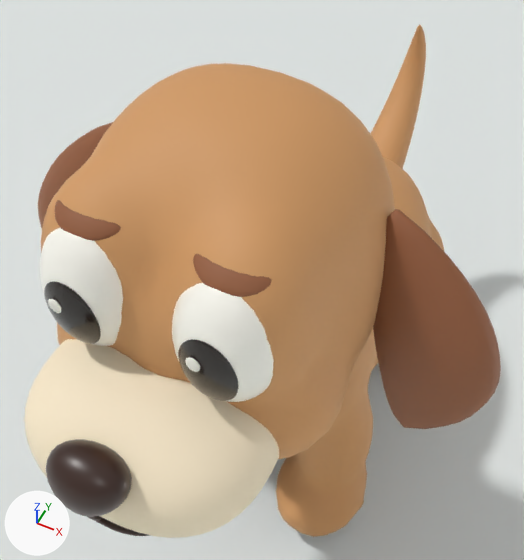
Two versions of the Blender file characters/puppy/puppy.blend, one commit apart.
The view is the same before and after, from a camera (50 mm lens) standing at (0.976, -2.468, 4.27) and looking at (-0.163, -0.191, 1.423). The axes (+X, +Y, +Z) are drawn at lower left. The lights are the same throughout. The picture after the commit comes second.

The scene before the commit, as lines of its bpy script (objects in view):
```python
me_sphere_020 = bpy.data.meshes.new('Sphere.020')
me_sphere_020.from_pydata(...)  # 482 vertices, 512 faces; spans x -0.135..0.135, y -1.302..-1.19, z -0.03..0.03
me_sphere_020.polygons.foreach_set('use_smooth', [True] * 512)
me_sphere_020.materials.append(mat_toffee_ears)  # brown #935b3a
me_sphere_024 = bpy.data.meshes.new('Sphere.024')
me_sphere_024.from_pydata(...)  # 482 vertices, 512 faces; spans x -0.135..0.135, y -1.302..-1.191, z -0.03..0.03
me_sphere_024.polygons.foreach_set('use_smooth', [True] * 512)
me_sphere_024.materials.append(mat_toffee_ears)  # brown #935b3a
me_sphere_026 = bpy.data.meshes.new('Sphere.026')
me_sphere_026.from_pydata(...)  # 362 vertices, 384 faces; spans x -0.145..0.145, y -0.11..0.11, z -0.13..0.13
me_sphere_026.polygons.foreach_set('use_smooth', [True] * 384)
me_sphere_026.materials.append(mat_cocoa_nose_and_mouth)  # brown #3d2922
ob_soft_triangular_nose = bpy.data.objects.new('Soft triangular nose', me_sphere_026)
ob_soft_triangular_nose.location = (0.0, -1.748, 2.105)
ob_surface_brow_1 = bpy.data.objects.new('Surface brow 1', me_sphere_024)
ob_surface_brow_1.location = (0.255, 0.0, 2.71)
ob_surface_brow__1 = bpy.data.objects.new('Surface brow -1', me_sphere_020)
ob_surface_brow__1.location = (-0.255, 0.0, 2.71)
# also in view: 'Broad cream muzzle' at (0.0, -1.365, 1.948); 'Tapered tail' at (0.0, 1.378, 1.534); 'Eye pupil -1' at (-0.255, -1.412, 2.415); 'Left floppy ear' at (0.798, -0.66, 2.01); 'Embedded eye white 1' at (0.255, -1.245, 2.43)
```
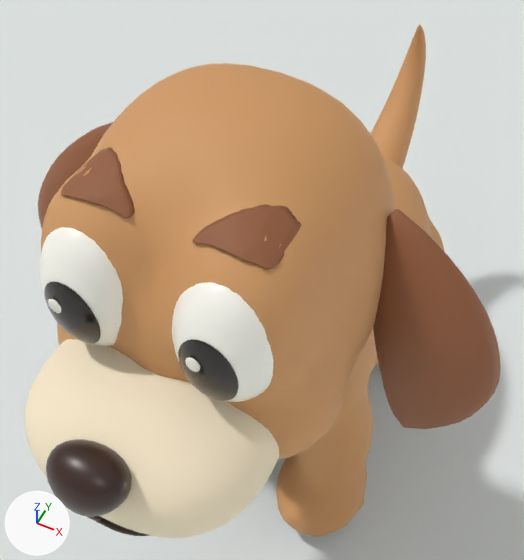
Where the change shows, as pixel boxes (x1, y1, x2, y2) in the pictures (524 x 560 px):
```json
{"object": "Surface brow 1", "change": "reshaped, moved", "before": [193, 254, 272, 297], "after": [192, 204, 301, 269], "on screen": "38% wider, 50% taller"}
{"object": "Surface brow -1", "change": "reshaped, moved", "before": [55, 200, 121, 241], "after": [61, 147, 135, 218], "on screen": "12% wider, 71% taller"}
{"part": 1, "of": "me_sphere_020", "change": "added", "after": [61, 147, 135, 218], "on screen": "brown"}
{"part": 2, "of": "me_sphere_020", "change": "deleted", "before": [55, 200, 121, 241], "on screen": "brown"}
{"part": 3, "of": "me_sphere_024", "change": "added", "after": [192, 204, 301, 269], "on screen": "brown"}
{"part": 4, "of": "me_sphere_024", "change": "deleted", "before": [193, 254, 272, 297], "on screen": "brown"}
```

The change, as JSON lines over the scene's bpy script:
```json
{"block": "me_sphere_020", "where": "# used by ob_surface_brow__1; location = (-0.255, 0.0, 2.71)"}
{"op": "remove", "block": "me_sphere_020", "code": "me_sphere_020.from_pydata(...)  # 482 vertices, 512 faces; spans x -0.135..0.135, y -1.302..-1.19, z -0.03..0.03"}
{"op": "add", "block": "me_sphere_020", "code": "me_sphere_020.from_pydata(...)  # 1274 vertices, 1272 faces; spans x -0.38..-0.11, y -1.223..-0.973, z 2.741..2.808"}
{"block": "me_sphere_020", "change": "me_sphere_020 part 1: 1274 vertices added at x -0.38..-0.11, y -1.223..-0.973, z 2.741..2.808"}
{"block": "me_sphere_020", "change": "me_sphere_020 part 2: 482 vertices removed from x -0.135..0.135, y -1.302..-1.19, z -0.03..0.03"}
{"block": "me_sphere_024", "where": "# used by ob_surface_brow_1; location = (0.255, 0.0, 2.71)"}
{"op": "remove", "block": "me_sphere_024", "code": "me_sphere_024.from_pydata(...)  # 482 vertices, 512 faces; spans x -0.135..0.135, y -1.302..-1.191, z -0.03..0.03"}
{"op": "add", "block": "me_sphere_024", "code": "me_sphere_024.from_pydata(...)  # 1274 vertices, 1272 faces; spans x 0.11..0.38, y -1.224..-0.975, z 2.741..2.808"}
{"block": "me_sphere_024", "change": "me_sphere_024 part 3: 1274 vertices added at x 0.11..0.38, y -1.224..-0.975, z 2.741..2.808"}
{"block": "me_sphere_024", "change": "me_sphere_024 part 4: 482 vertices removed from x -0.135..0.135, y -1.302..-1.191, z -0.03..0.03"}
{"op": "set", "path": "ob_surface_brow__1.location", "old": "(-0.255, 0.0, 2.71)", "new": "(0.0, 0.0, 0.0)"}
{"op": "set", "path": "ob_surface_brow_1.location", "old": "(0.255, 0.0, 2.71)", "new": "(0.0, 0.0, 0.0)"}
```
